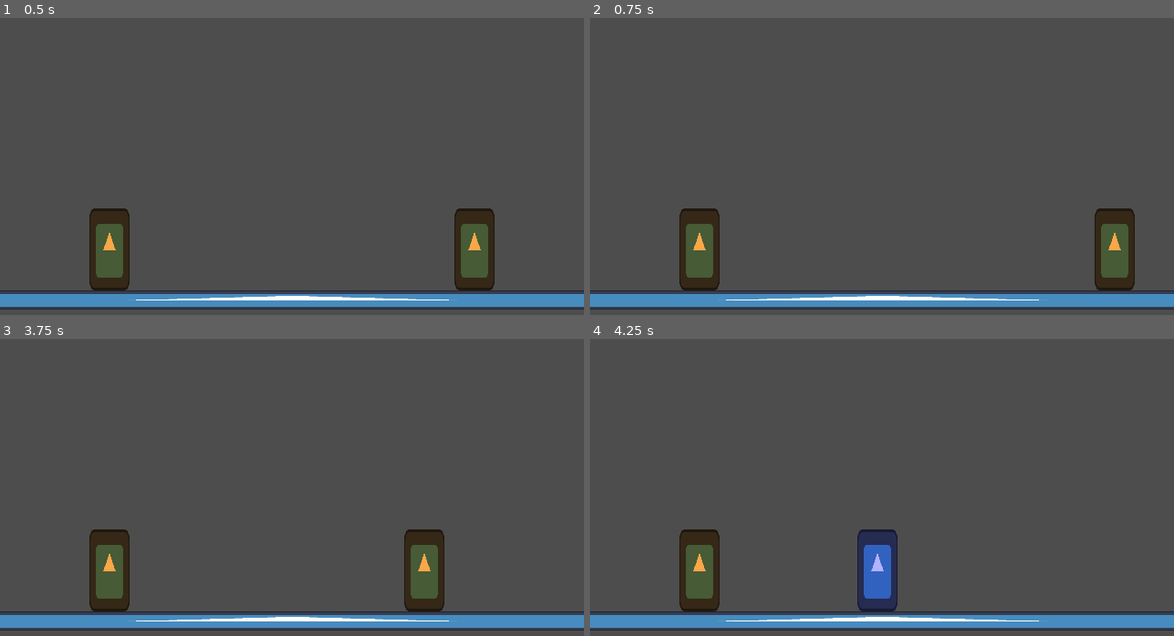
Above: before the commit, frames 1-4 (two rows, left to right).
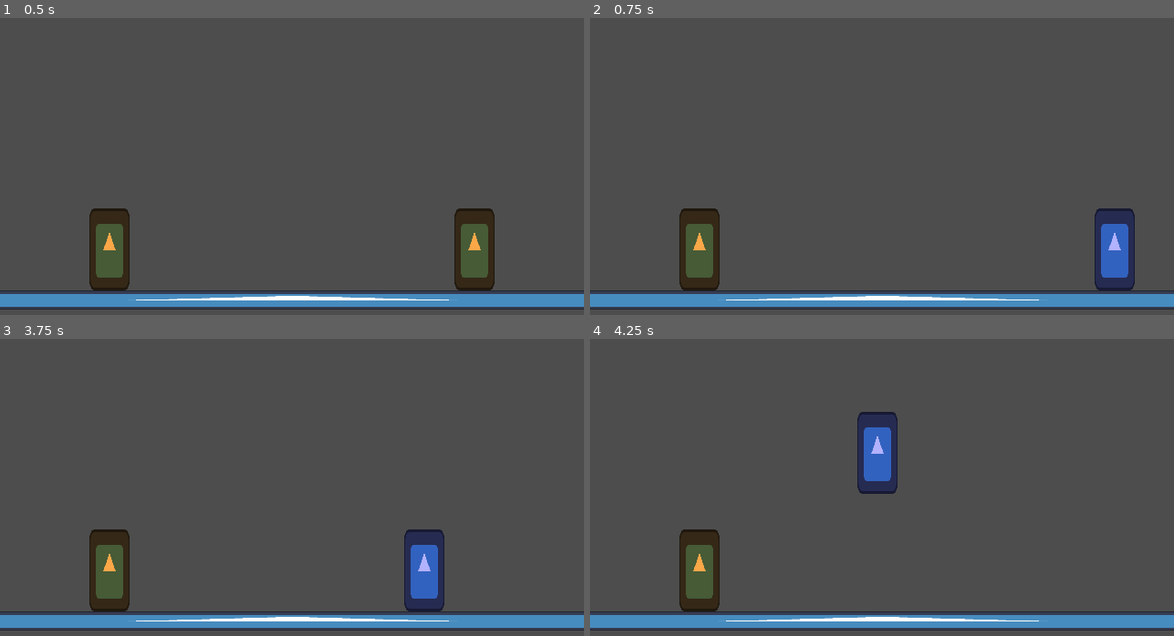
Above: after the commit, the same moments.

Repository: lucasmcclean/project-foxtrot-black-trigger-watchtower-omega
Game: Godot game, scene res://main.tscn
The game is run twice, just before and just after one commit, with the same random seed, the same clock (stepped at 60 frames per second) and the same inputs. The engine's default icon, where the game draws it, is replaced by a stand-in: a white triangle on a blue panel in a dark square.
Inputs:
- Up to frame 1 (0.5 s): no input
- Up to frame 2 (0.75 s): tap Enter at 0.5 s; hold D (move_right) from 0.53 s (still down); tap S (crouch, bound only after the commit) at 0.6 s
- Up to frame 3 (3.75 s): tap W (jump) at 0.77, 1.52, 3.02 s; release D (move_right) at 1.28 s; hold Insert (move_down) 1.28-2.03 s; tap Space (flash_step) at 1.35, 2 s; tap S (crouch, bound only after the commit) at 1.55, 2.3, 3.05, 3.6 s; hold D (move_right) 2.03-2.78 s; tap E (kick) at 2.1 s; tap Enter at 2.75 s; hold Page Up (move_up) 2.78-3.53 s; tap Q (punch) at 2.85 s; hold A (move_left) from 3.53 s (still down)
- Up to frame 4 (4.25 s): keep holding A (move_left); tap W (jump) at 3.77 s

Frame 1 is identical in both runs. In frame 2, 1.9% of the frame differs, in the area x 86-94%, y 64-92%; in frame 3, 1.9%; in frame 4, 3.8%, in the area x 45-53%, y 24-92%.

Commit message:
fall through platform

Diff:
--- a/project-foxtrot-black-trigger-watchtower-omega/main.tscn
+++ b/project-foxtrot-black-trigger-watchtower-omega/main.tscn
@@ -10,6 +10,9 @@
 
 [sub_resource type="RectangleShape2D" id="RectangleShape2D_0xm2m"]
 size = Vector2(1153, 20)
+
+[sub_resource type="RectangleShape2D" id="RectangleShape2D_272bh"]
+size = Vector2(111, 20)
 
 [node name="Main" type="Node2D"]
 script = ExtResource("1_272bh")
@@ -40,3 +43,10 @@
 
 [node name="Controller" type="Node" parent="EEGPlayer"]
 script = ExtResource("4_lquwl")
+
+[node name="Platform" type="StaticBody2D" parent="."]
+
+[node name="CollisionShape2D" type="CollisionShape2D" parent="Platform"]
+position = Vector2(4, 0)
+shape = SubResource("RectangleShape2D_272bh")
+one_way_collision = true
--- a/project-foxtrot-black-trigger-watchtower-omega/player/controller/local_controller.gd
+++ b/project-foxtrot-black-trigger-watchtower-omega/player/controller/local_controller.gd
@@ -16,3 +16,4 @@
 	player.input.punch = Input.is_action_just_pressed("punch")
 	player.input.kick = Input.is_action_just_pressed("kick")
 	player.input.flash_step = Input.is_action_just_pressed("flash_step")
+	player.input.crouch = Input.is_action_just_pressed("crouch")
--- a/project-foxtrot-black-trigger-watchtower-omega/player/player.gd
+++ b/project-foxtrot-black-trigger-watchtower-omega/player/player.gd
@@ -19,6 +19,8 @@
 
 var can_punch: bool = true
 var can_kick: bool = true
+
+var can_drop : bool = true
 
 @export var  move_state: State
 @export var facing_right: bool = false
@@ -74,6 +76,14 @@
 		hurtbox.monitorable = true
 		hurtbox.monitoring = true
 
+	if input.crouch and is_grounded():
+		print("We are")
+		set_collision_mask_value(1, false)
+	else:
+		set_collision_mask_value(1, true)
+
+
+
 
 func _process(delta: float) -> void:
 	state_machine.update(delta)
--- a/project-foxtrot-black-trigger-watchtower-omega/player/player_inputs/player_input.gd
+++ b/project-foxtrot-black-trigger-watchtower-omega/player/player_inputs/player_input.gd
@@ -7,3 +7,4 @@
 var punch: bool = false
 var kick: bool = false
 var flash_step: bool = false
+var crouch: bool = false
--- a/project-foxtrot-black-trigger-watchtower-omega/project.godot
+++ b/project-foxtrot-black-trigger-watchtower-omega/project.godot
@@ -63,6 +63,11 @@
 "events": [Object(InputEventKey,"resource_local_to_scene":false,"resource_name":"","device":-1,"window_id":0,"alt_press …(191 unchanged characters)…
 ]
 }
+crouch={
+"deadzone": 0.2,
+"events": [Object(InputEventKey,"resource_local_to_scene":false,"resource_name":"","device":-1,"window_id":0,"alt_pressed":false,"shift_pressed":false,"ctrl_pressed":false,"meta_pressed":false,"pressed":false,"keycode":0,"physical_keycode":83,"key_label":0,"unicode":115,"location":0,"echo":false,"script":null)
+]
+}
 
 [rendering]
 
Not shown: 1 places in project-foxtrot-black-trigger-watchtower-omega/main.tscn that only renumber resources
